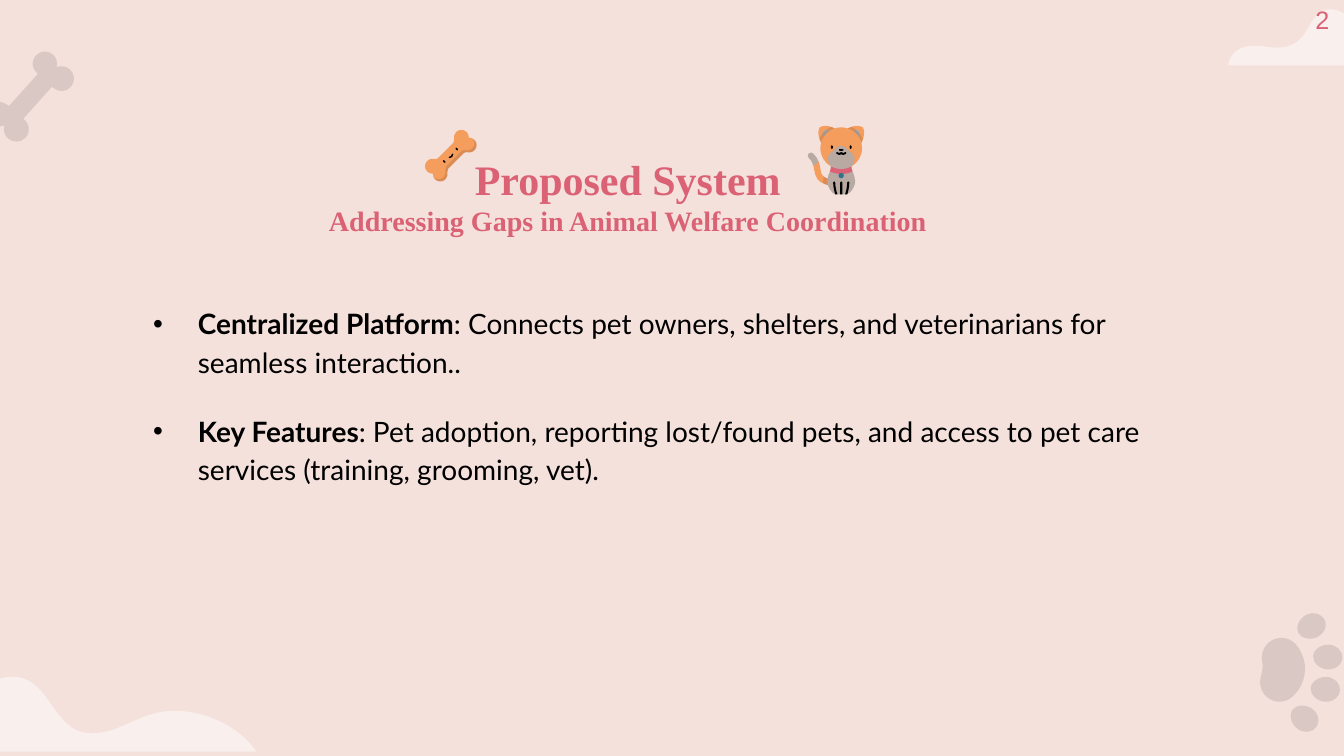
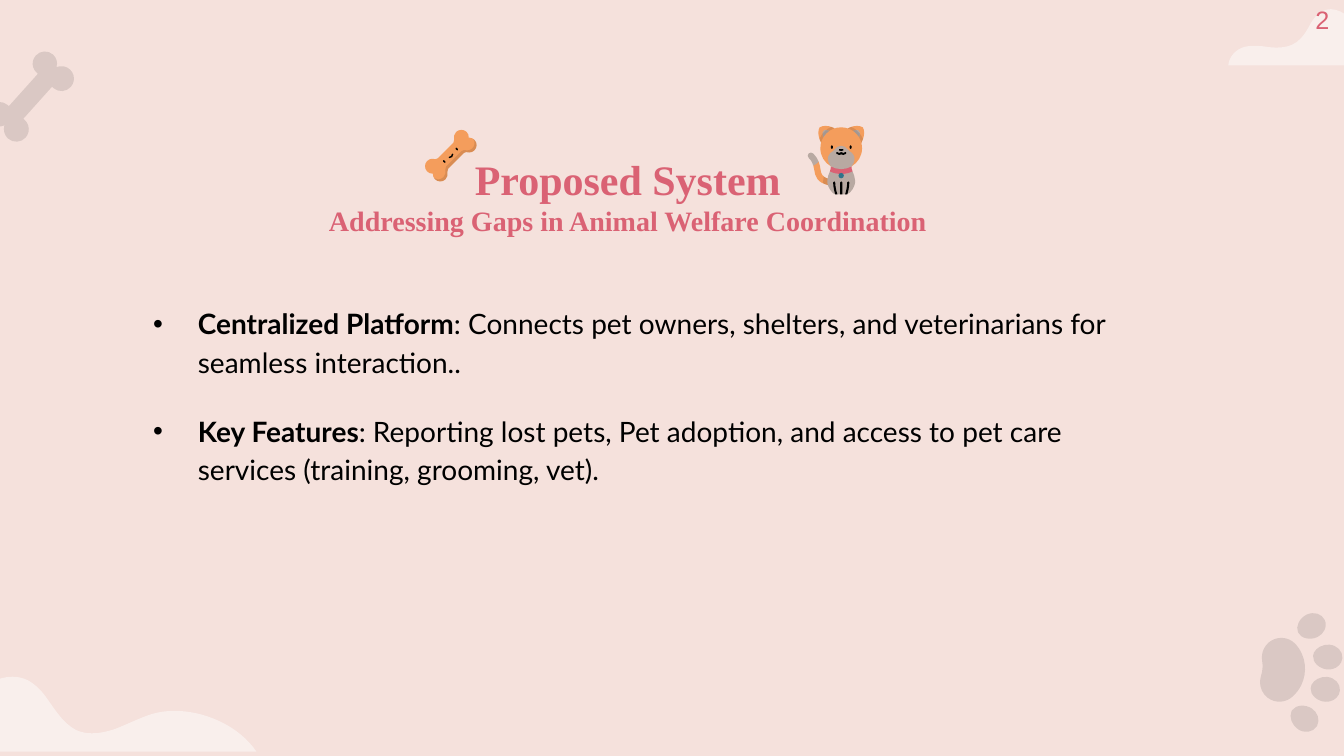
Before and after one commit to Anuj-Sjapati/Safepaws, a slide deck: slide 3 of Prj_documentation/Doc/Very--final-ppt.pptx. Drawn at 1344x756 pixels with LibreOffice and Linux fonts; fonts in the diff are those of the drawing. Boxes give left, top, right and bottom in pixels: in the first picture for what was removed or moved away, otherwise in the second. Text is boxed around its words. In the diff, an @@ line names an element or a change of style, - is before the commit and + after.

Commit message:
ppt fixed

```diff
--- a/Prj_documentation/Doc/Very--final-ppt.pptx
+++ b/Prj_documentation/Doc/Very--final-ppt.pptx
@@ text at [198,421,1062,485]: text changed @@
-          • Key Features: Pet adoption, reporting lost/found pets, and access to pet care services (training, grooming, vet).
+          • Key Features: Reporting lost pets, Pet adoption, and access to pet care services (training, grooming, vet).
```
Also in this commit, not shown: 2 other slides changed.
